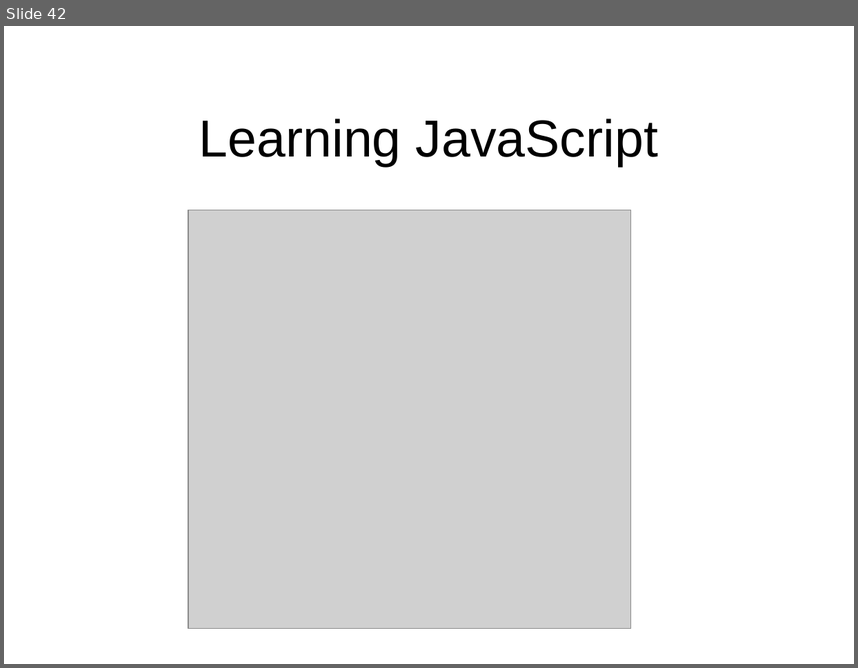
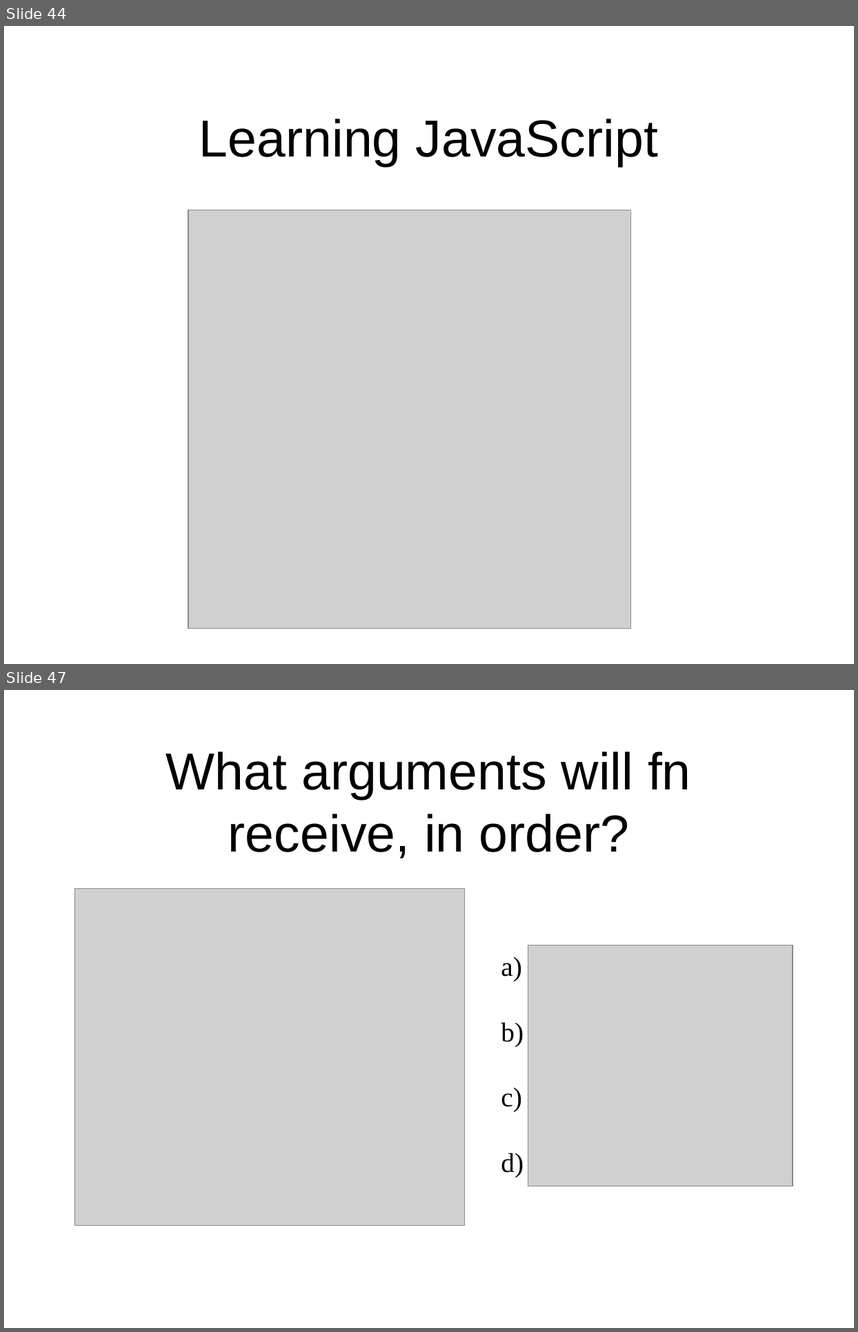
Before and after one commit to octaviordz/zjnu2017.github.io, a slide deck: WAD/lectures/100--Javascript.Syntax.pptx. Shown one above the other, each under a label of ours: slide 42 before the commit, slides 44 and 47 after it; the slides between them are not shown. The pictures are 858x668 and 858x1332 pixels, drawn with LibreOffice and Linux fonts; fonts in the diff are those of the drawing; grey boxes stand for pictures. Boxes give left, top, right and bottom in pixels: in the first picture for what was removed or moved away, otherwise in the second. Text is boxed around its words. In the diff, an @@ line names an element or a change of style, - is before the commit and + after.

```diff
--- a/WAD/lectures/100--Javascript.Syntax.pptx
+++ b/WAD/lectures/100--Javascript.Syntax.pptx
@@ slide 47 added at (x1=4, y1=690, x2=854, y2=1328), background #FFFFFF @@
@@ title added at (x1=166, y1=751, x2=691, y2=858), 44 pt, text #000000 @@
+What arguments will fn receive, in order?
@@ picture added at (x1=74, y1=888, x2=464, y2=1225) @@
@@ text added at (x1=501, y1=957, x2=524, y2=1177), 23 pt, text #000000 @@
+a)
+b)
+c)
+d)
@@ picture added at (x1=528, y1=945, x2=793, y2=1185) @@
@@ what was slide 42 is now slide 44 @@
```
Also in this commit, not shown: 4 other slides added, 2 other files.
